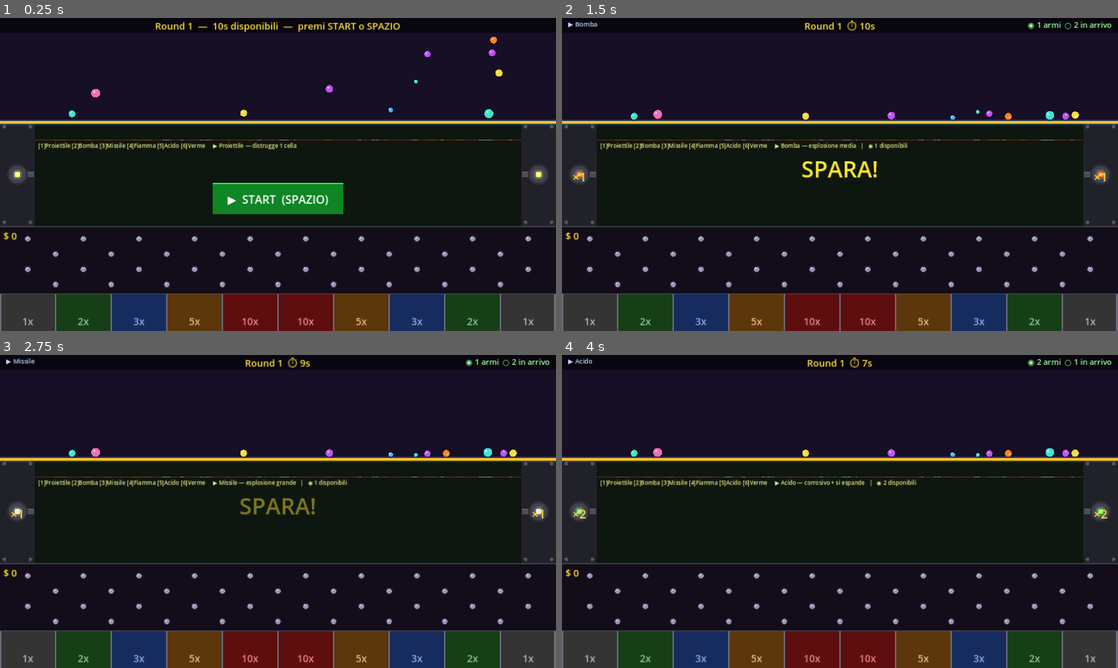
Above: before the commit, frames 1-4 (two rows, left to right).
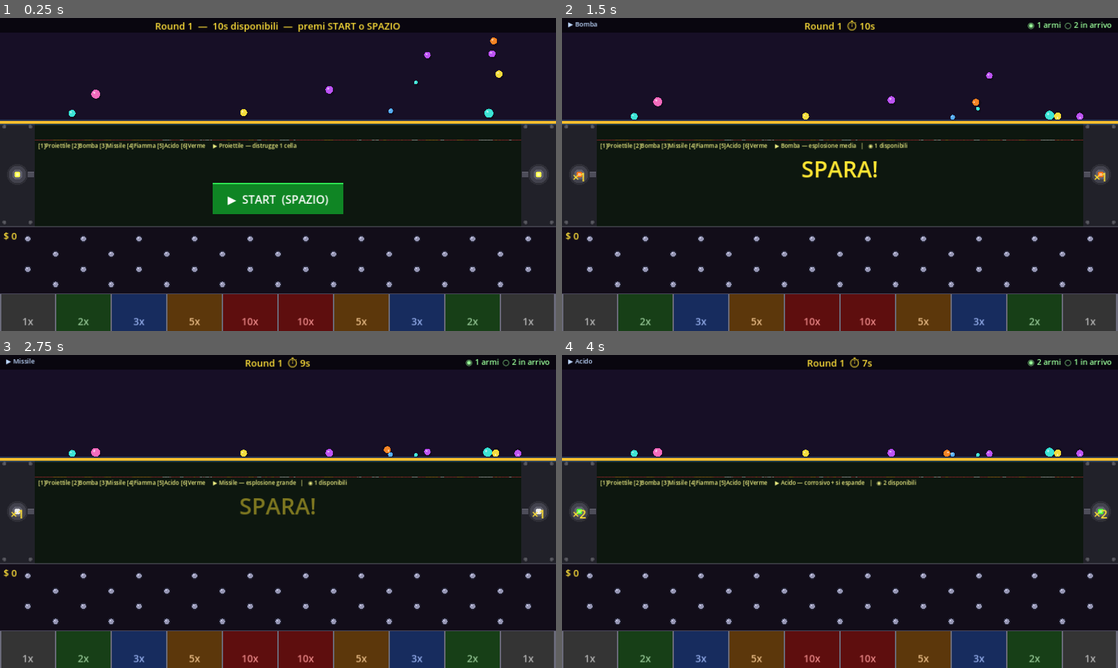
Above: after the commit, the same moments.

Repository: tanapox/TravelCalculator
Game: Godot game, scene res://scenes/Main.tscn
Two runs of this game, one before a commit and one after it. Both use one fixed random seed, a clock stepped at 60 frames per second and the inputs below.
Inputs (mouse positions are in pixels of both pictures, inside the frame that each line leads up to):
- Up to frame 1 (0.25 s): no input
- Up to frame 2 (1.5 s): tap Enter at 0.5 s; move the mouse to (962, 158) at 0.52 s; tap 1 at 0.6 s; click (962, 158) at 0.67 s; tap Space at 0.77 s; move the mouse to (728, 190) at 1.27 s; tap 2 at 1.35 s; click (728, 190) at 1.42 s
- Up to frame 3 (2.75 s): tap Space at 1.52 s; move the mouse to (333, 442) at 2.02 s; tap 3 at 2.1 s; click (333, 442) at 2.17 s
- Up to frame 4 (4 s): move the mouse to (812, 574) at 2.77 s; tap 4 at 2.85 s; click (812, 574) at 2.92 s; tap Space at 3.02, 3.5, 3.77 s; move the mouse to (1006, 558) at 3.52 s; tap 5 at 3.6 s; click (1006, 558) at 3.67 s

The runs differ from the first frame. In frame 1, less than 0.1% of the frame differs, in the area x 12-91%, y 6-32%; in frame 2, 0.3%, in the area x 13-94%, y 17-33%; in frame 3, 0.2%; in frame 4, 0.1%.

Commit message:
Restore normal fall speed: linear_damp 1.2→0.1
High damping was slowing vertical fall. Stop behavior
is now handled by _settled flag, not damping.

Co-Authored-By: Claude Sonnet 4.6 <noreply@anthropic.com>
Claude-Session: https://claude.ai/code/session_01QzGJouKABdY15psrR5EvZo

Diff:
--- a/scripts/Ball.gd
+++ b/scripts/Ball.gd
@@ -20,8 +20,8 @@
 	can_sleep             = false
 	contact_monitor       = true
 	max_contacts_reported = 4
-	linear_damp           = 1.2
-	angular_damp          = 4.0
+	linear_damp           = 0.1
+	angular_damp          = 2.0
 
 	var mat := PhysicsMaterial.new()
 	mat.bounce   = BOUNCE_START
